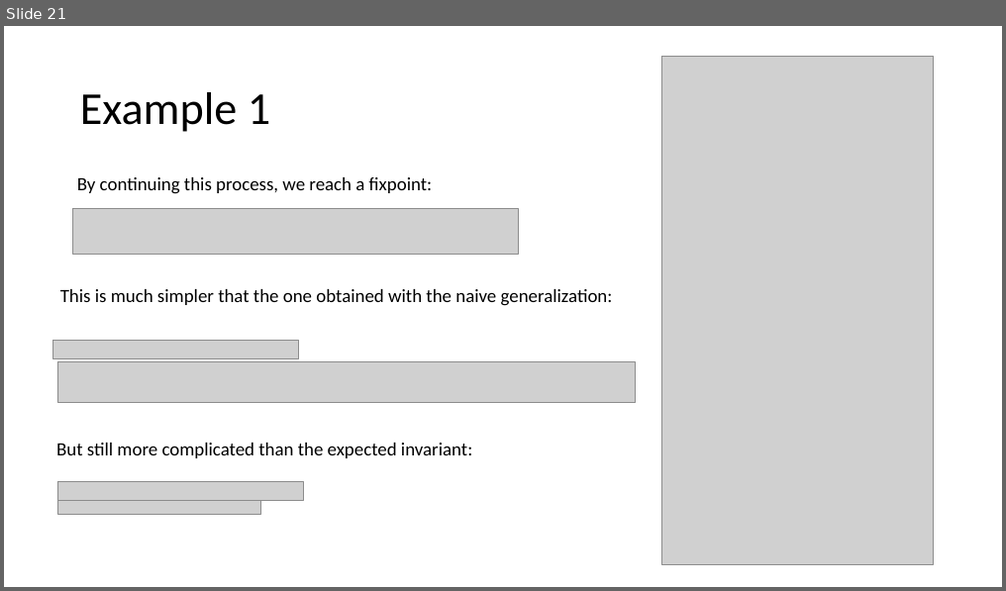
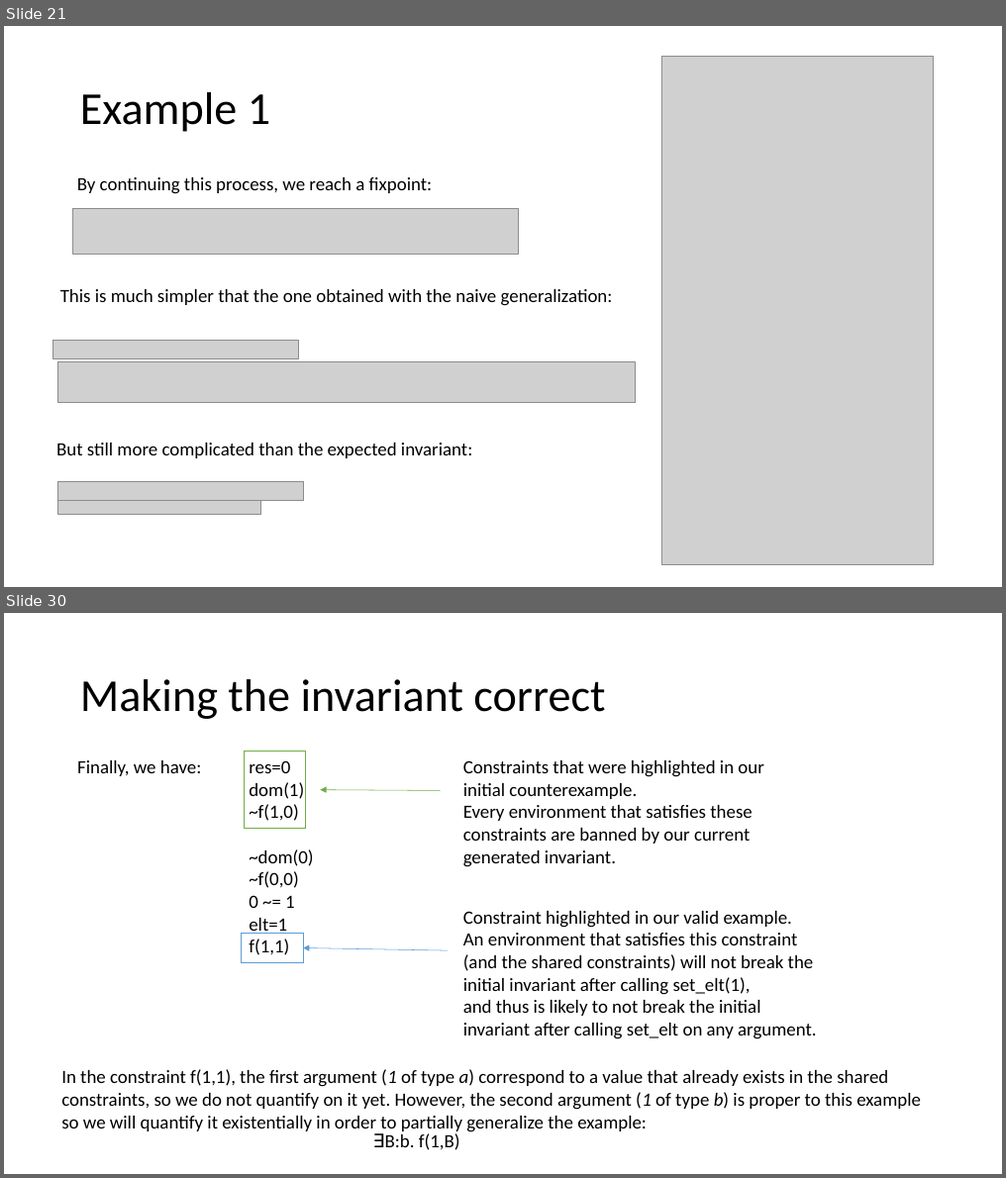
Before and after one commit to tjhance/ivy-research, a slide deck: invariant_synthesis/Invariant Synthesis.pptx. Shown one above the other, each under a label of ours: slide 21 before the commit, slides 21 and 30 after it; the slides between them are not shown. The pictures are 1006x591 and 1006x1178 pixels, drawn with LibreOffice and Linux fonts; fonts in the diff are those of the drawing; grey boxes stand for pictures. Boxes give left, top, right and bottom in pixels: in the first picture for what was removed or moved away, otherwise in the second. Text is boxed around its words. In the diff, an @@ line names an element or a change of style, - is before the commit and + after.

```diff
--- a/invariant_synthesis/Invariant Synthesis.pptx
+++ b/invariant_synthesis/Invariant Synthesis.pptx
@@ slide 30 added at (4, 613, 1002, 1174), background #FFFFFF @@
@@ title added at (80, 679, 605, 719), 44 pt, text #000000 @@
+Making the invariant correct
@@ text added at (77, 761, 201, 776), 18 pt, text #000000 @@
+Finally, we have:
@@ rectangle added at (245, 752, 306, 829), outline #70AD47 1 pt @@
@@ text added at (249, 761, 313, 956), 18 pt, text #000000 @@
+res=0
+dom(1)
+~f(1,0)
+~dom(0)
+~f(0,0)
+0 ~= 1
+elt=1
+f(1,1)
@@ text added at (463, 761, 763, 867), 18 pt, text #000000 @@
+Constraints that were highlighted in our initial counterexample.
+Every environment that satisfies these constraints are banned by our current generated invariant.
@@ arrow added from (441, 790) to (320, 789), #70AD47 0.5 pt @@
@@ rectangle added at (242, 934, 303, 963), outline #5B9BD5 1 pt @@
@@ text added at (463, 911, 817, 1040), 18 pt, text #000000 @@
+Constraint highlighted in our valid example.
+An environment that satisfies this constraint (and the shared constraints) will not break the initial invariant after calling set_elt(1),
+and thus is likely to not break the initial invariant after calling set_elt on any argument.
@@ arrow added from (448, 951) to (303, 949), #5B9BD5 0.5 pt @@
@@ text added at (61, 1069, 921, 1133), 18 pt, text #000000 @@
+In the constraint f(1,1), the first argument (1 of type a) correspond to a value that already exists in the shared constraints, so we do not quantify on it yet. However, the second argument (1 of type b) is proper to this example so we will quantify it existentially in order to partially generalize the example:
@@ text added at (385, 1134, 460, 1151), 18 pt, text #000000 @@
+∃B:b. f(1,B)
```
Also in this commit, not shown: 11 slides changed, 12 other slides added, 1 slide removed, 1 other file.
